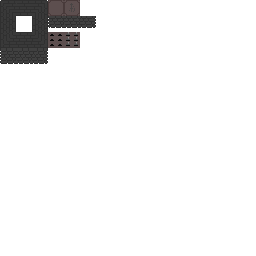
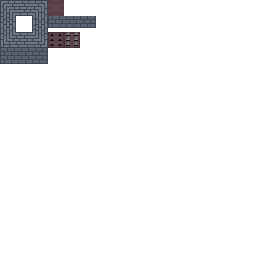
Revision of a layered (256, 256) image; what changed, layer by layer:
painted on "alk_ruins_beta.png" over (0, 0, 96, 64)
painted on "Layer #1" over (48, 32, 80, 48)
